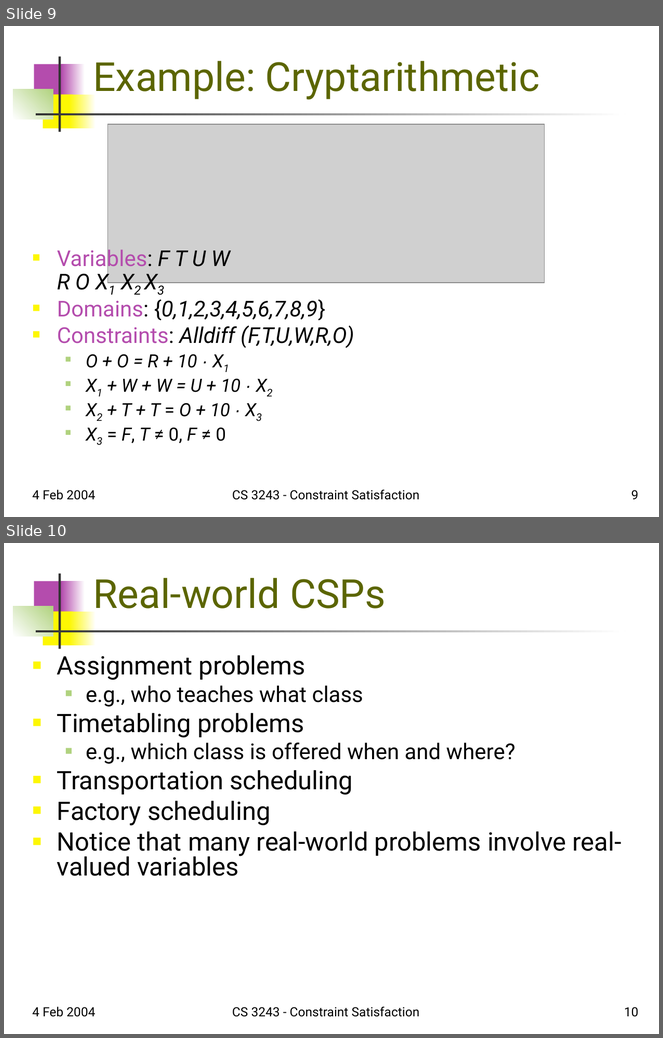
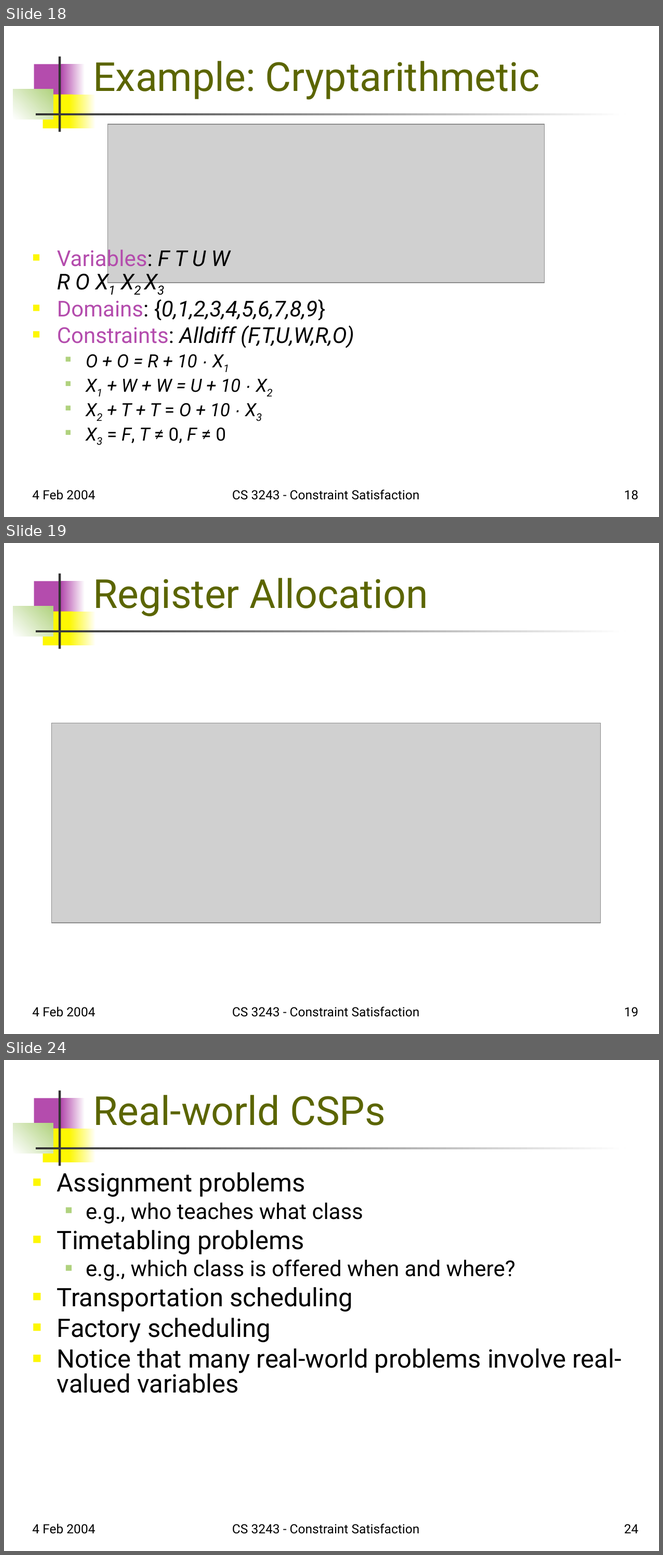
Before and after one commit to Rafi-afridi/Artificial_intelligence, a slide deck: Book slides/m5-csp.ppt. Shown one above the other, each under a label of ours: slides 9 and 10 before the commit, slides 18, 19 and 24 after it; the slides between them are not shown. The pictures are 663x1038 and 663x1555 pixels, drawn with LibreOffice and Linux fonts; fonts in the diff are those of the drawing; grey boxes stand for pictures. Boxes give left, top, right and bottom in pixels: in the first picture for what was removed or moved away, otherwise in the second. Text is boxed around its words. In the diff, an @@ line names an element or a change of style, - is before the commit and + after.

```diff
--- a/Book slides/m5-csp.ppt
+++ b/Book slides/m5-csp.ppt
@@ slide 19 added at (4,543,659,1034), background #FFFFFF; not listed: 7 template elements that a slide beside it also shows @@
@@ title added at (93,578,428,616), 44 pt, text #5B6501 @@
+Register Allocation
@@ picture added at (51,723,601,923) @@
@@ text added at (32,1007,95,1017), 14 pt, text #000000 @@
+4 Feb 2004
@@ text added at (232,1007,420,1017), 14 pt, text #000000 @@
+CS 3243 - Constraint Satisfaction
@@ page number added at (624,1007,639,1017), 14 pt, text #000000 @@
+19
@@ what was slide 9 is now slide 18 @@
@@ page number at (624,490,639,500): text changed @@
-9
+18
@@ what was slide 10 is now slide 24 @@
@@ page number at (624,1524,639,1534): text changed @@
-10
+24
```
Also in this commit, not shown: 15 other slides added, 6 other files.
